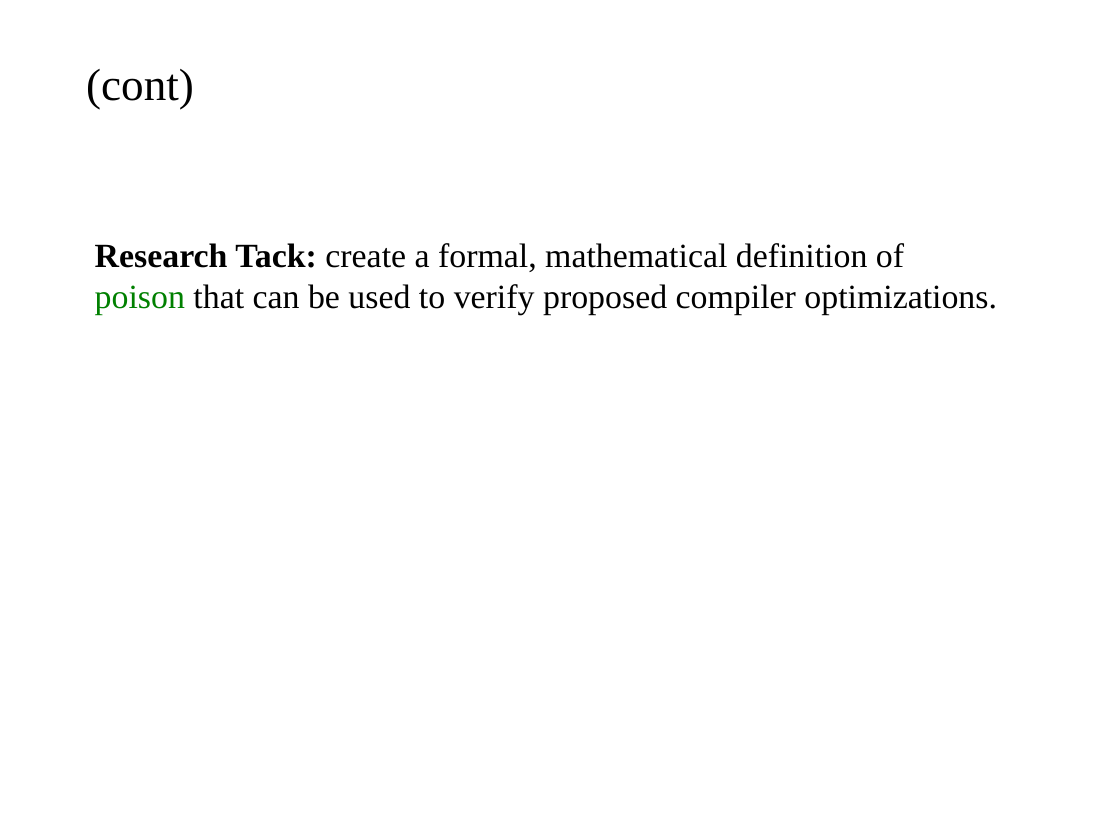
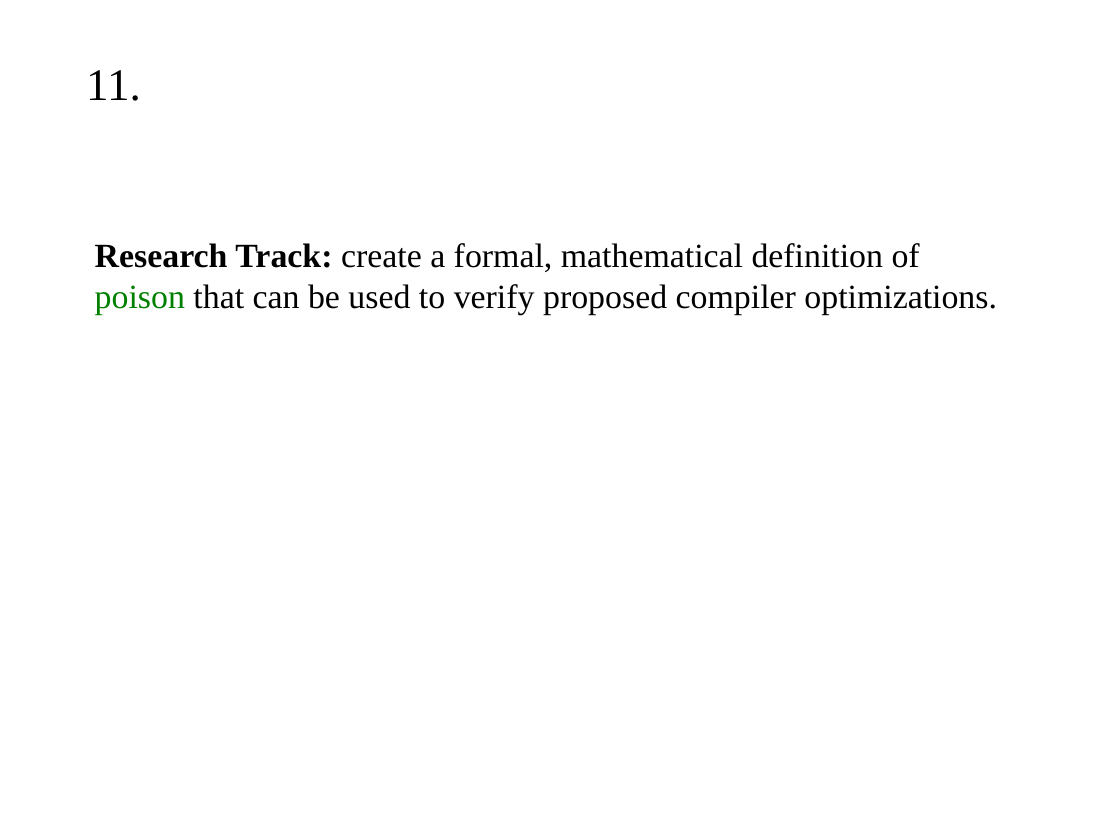
Before and after one commit to cschreiner/lli_undef_fix_admin, a slide deck: slide 11 of doc/poster/2015feb_grad_visit.draft.odp. Drawn at 1120x840 pixels with LibreOffice and Linux fonts; fonts in the diff are those of the drawing. Boxes give left, top, right and bottom in pixels: in the first picture for what was removed or moved away, otherwise in the second. Text is boxed around its words. In the diff, an @@ line names an element or a change of style, - is before the commit and + after.

Commit message:
minor wording improvements

```diff
--- a/doc/poster/2015feb_grad_visit.draft.odp
+++ b/doc/poster/2015feb_grad_visit.draft.odp
@@ text at (86,70,141,101): text changed @@
-(cont)
+11.
@@ text at (95,243,920,272): text changed @@
-Research Tack: create a formal, mathematical definition of
+Research Track: create a formal, mathematical definition of
```
Also in this commit, not shown: 11 other slides changed.
